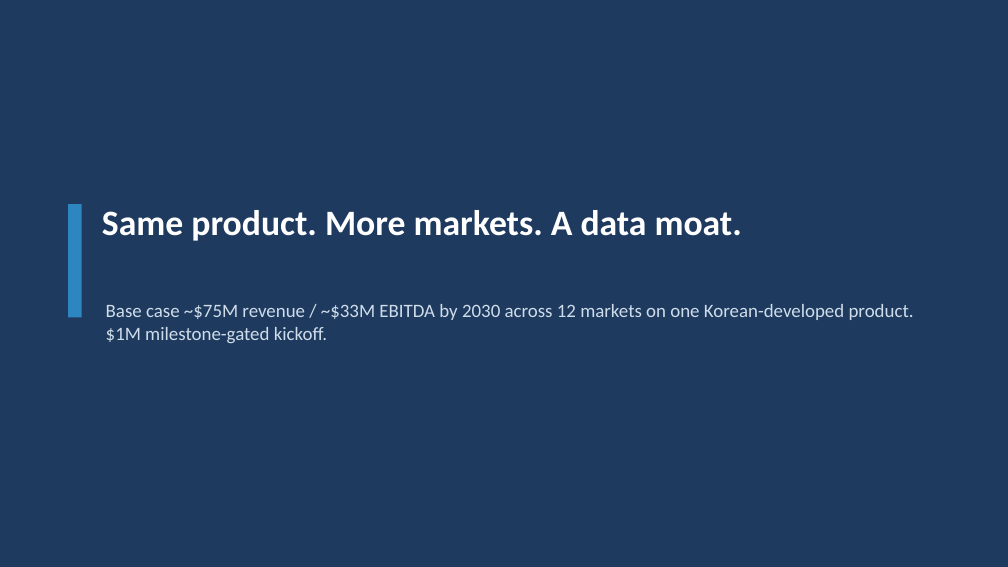
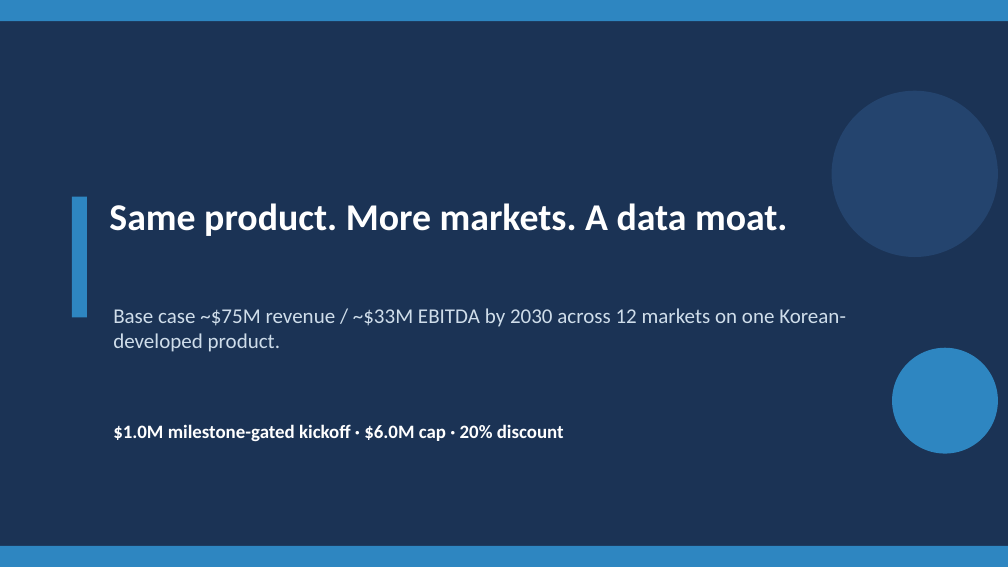
Before and after one commit to leicatam/gamification, a slide deck: slide 14 of synexo/Synapep_Investor_Deck.pptx. Drawn at 1008x567 pixels with LibreOffice and Linux fonts; fonts in the diff are those of the drawing. Boxes give left, top, right and bottom in pixels: in the first picture for what was removed or moved away, otherwise in the second. Text is boxed around its words. In the diff, an @@ line names an element or a change of style, - is before the commit and + after.

```diff
--- a/synexo/Synapep_Investor_Deck.pptx
+++ b/synexo/Synapep_Investor_Deck.pptx
@@ rectangle at (x1=0, y1=0, x2=1008, y2=567): fill #1F3A5F to #1B3355 @@
@@ rectangle added at (x1=0, y1=0, x2=1008, y2=21), fill #2E86C1 @@
@@ ellipse added at (x1=832, y1=91, x2=998, y2=257), fill #24446E @@
@@ rectangle resized from (x1=68, y1=204, x2=82, y2=318) to (x1=72, y1=197, x2=87, y2=318) @@
@@ text "Same product. More markets. A ..." moved from (x1=102, y1=210, x2=742, y2=241) to (x1=109, y1=203, x2=787, y2=236) @@
@@ text "Same product. More markets. A ..." at (x1=109, y1=203, x2=787, y2=236): size 34 to 36 pt; more space between paragraphs @@
@@ text at (x1=113, y1=308, x2=846, y2=352): text changed; size 18 to 20 pt @@
-Base case ~$75M revenue / ~$33M EBITDA by 2030 across 12 markets on one Korean-developed product. $1M milestone-gated kickoff.
+Base case ~$75M revenue / ~$33M EBITDA by 2030 across 12 markets on one Korean-developed product.
@@ ellipse added at (x1=892, y1=348, x2=998, y2=454), fill #2E86C1 @@
@@ text added at (x1=113, y1=424, x2=564, y2=442), 18 pt, text #FFFFFF, bold @@
+$1.0M milestone-gated kickoff · $6.0M cap · 20% discount
@@ rectangle added at (x1=0, y1=546, x2=1008, y2=567), fill #2E86C1 @@
```
Also in this commit, not shown: 13 other slides changed, 1 other file.
